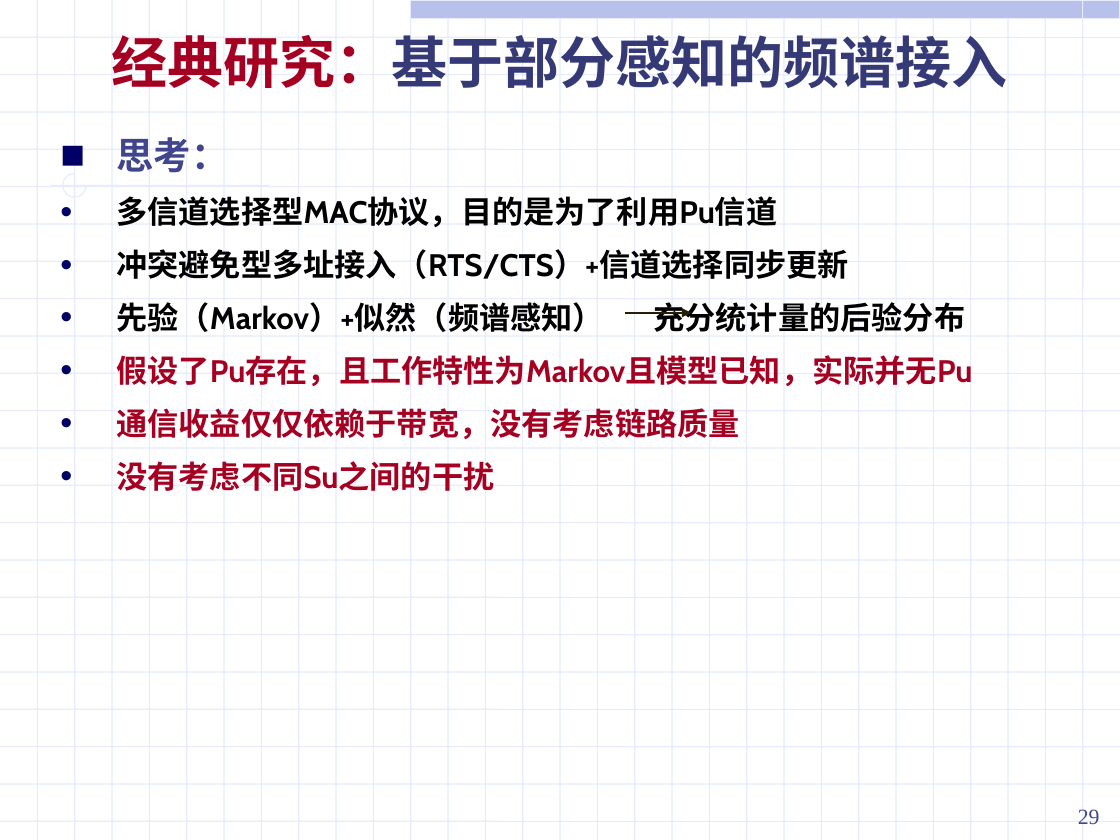
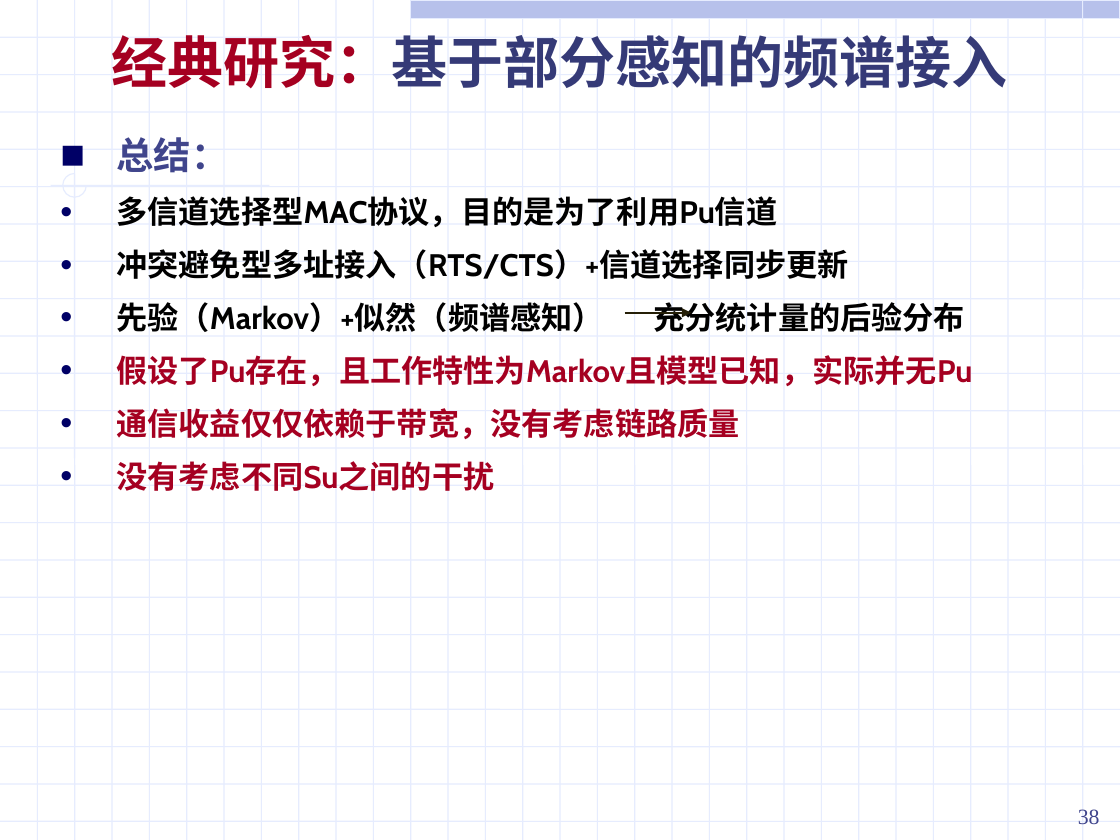
Before and after one commit to ssheroes/hello-world, a slide deck: slide 38 of 战术网频谱共享调研 (2).pptx (slide 29 before the commit). Drawn at 1120x840 pixels with LibreOffice and Linux fonts; fonts in the diff are those of the drawing. Boxes give left, top, right and bottom in pixels: in the first picture for what was removed or moved away, otherwise in the second. Text is boxed around its words. In the diff, an @@ line names an element or a change of style, - is before the commit and + after.

```diff
--- a/战术网频谱共享调研 (2).pptx
+++ b/战术网频谱共享调研 (2).pptx
@@ text at bbox=[116, 137, 228, 173]: text changed @@
-■ 思考：
+■ 总结：
@@ page number at bbox=[1078, 809, 1100, 825]: text changed @@
-29
+38
```
Also in this commit, not shown: 8 other slides changed, 10 slides added.
